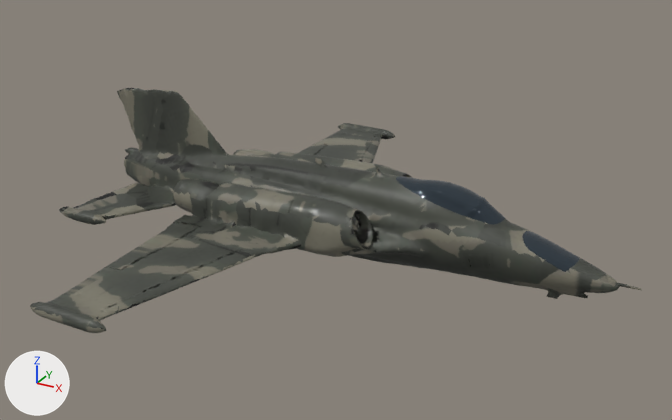
The glTF model game/models/battle/fh_battle_attacker_2.glb as it was, and as the next commit left it.
Before and after are seen from a 50 mm lens placed at (0.693, -1.303, 0.608), pointed at (-0.012, -0.022, -0.032). Every picture has the same lights, and +X, +Y and +Z are marked at lower left. The picture after the commit comes second. Vertices at exactly the same position are counted once.

Before the edit, the objects in view are built like this:
```python
me_fh_battle_attacker_2 = bpy.data.meshes.new('fh_battle_attacker_2')
me_fh_battle_attacker_2.from_pydata(...)  # 15046 vertices, 29996 faces; spans x -0.5..0.5, y -0.481..0.481, z -0.124..0.123
# faces by material slot: [28671, 1325]
me_fh_battle_attacker_2.materials.append(mat_skin)
me_fh_battle_attacker_2.materials.append(mat_glass)  # dark blue #303c45
ob_fh_battle_attacker_2 = bpy.data.objects.new('fh_battle_attacker_2', me_fh_battle_attacker_2)
ob_fh_battle_attacker_2.location = (0.0, 0.0, 0.0)
```
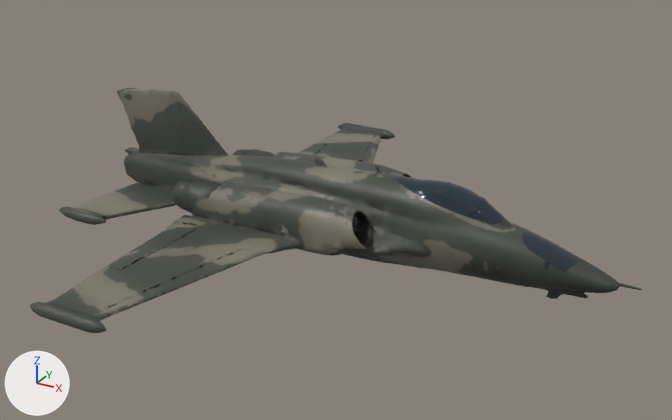
Location of each change, (x1, y1, x2, y2) in pixels of the pictures (672 x 420 px; the box of a moved part takes in the faces that stretch with it):
part 1 of me_fh_battle_attacker_2, moved or reshaped: (52, 129, 423, 324) in both
part 2 of me_fh_battle_attacker_2, moved or reshaped: (517, 279, 620, 299) in both
part 3 of me_fh_battle_attacker_2, surface changed: (30, 88, 642, 333) in both

The change, as a list of edits to the scene's bpy script:
```text
Change me_fh_battle_attacker_2:
    used by ob_fh_battle_attacker_2; location = (0.0, 0.0, 0.0)
    remove me_fh_battle_attacker_2.from_pydata(...)  # 15046 vertices, 29996 faces; spans x -0.5..0.5, y -0.481..0.481, z -0.124..0.123
    add me_fh_battle_attacker_2.from_pydata(...)  # 14862 vertices, 29977 faces; spans x -0.5..0.5, y -0.481..0.481, z -0.124..0.123
    me_fh_battle_attacker_2 part 1: 161 vertices moved from x -0.227..0.161, y -0.33..0.393, z -0.104..0.014 to x -0.227..0.156, y -0.33..0.394, z -0.105..0.014; 1277 vertices removed from x -0.453..0.186, y -0.476..0.393, z -0.117..0.095; 1086 vertices added at x -0.457..0.183, y -0.477..0.398, z -0.117..0.098
    me_fh_battle_attacker_2 part 2: 3 vertices removed from x 0.326..0.464, y -0.008..0.001, z -0.114..-0.061; 6 vertices added at x 0.326..0.464, y -0.011..0.002, z -0.115..-0.06
    me_fh_battle_attacker_2 part 3: 26362 kept faces spanning x -0.5..0.5, y -0.481..0.481, z -0.124..0.123 get new texture (UV) coordinates
    other edits to the shape of me_fh_battle_attacker_2 do not show in these pictures
```
